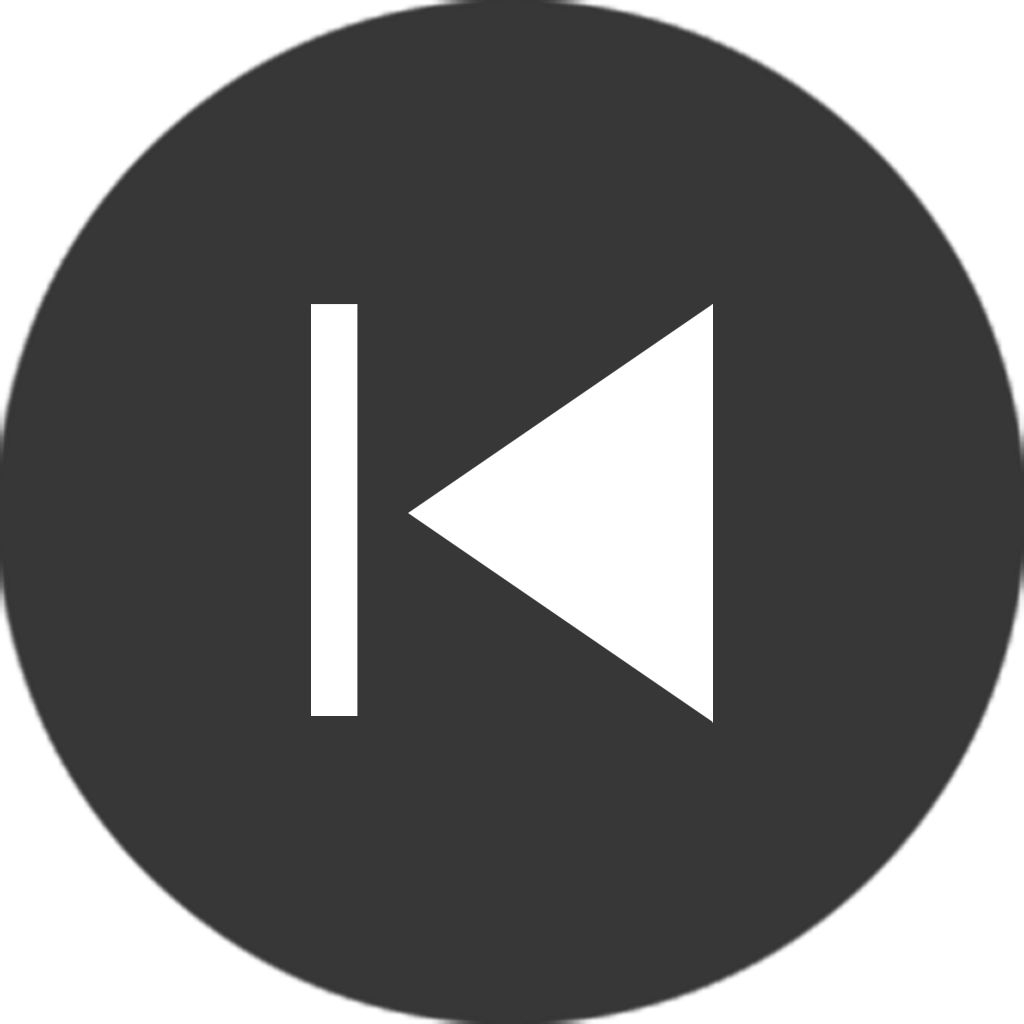
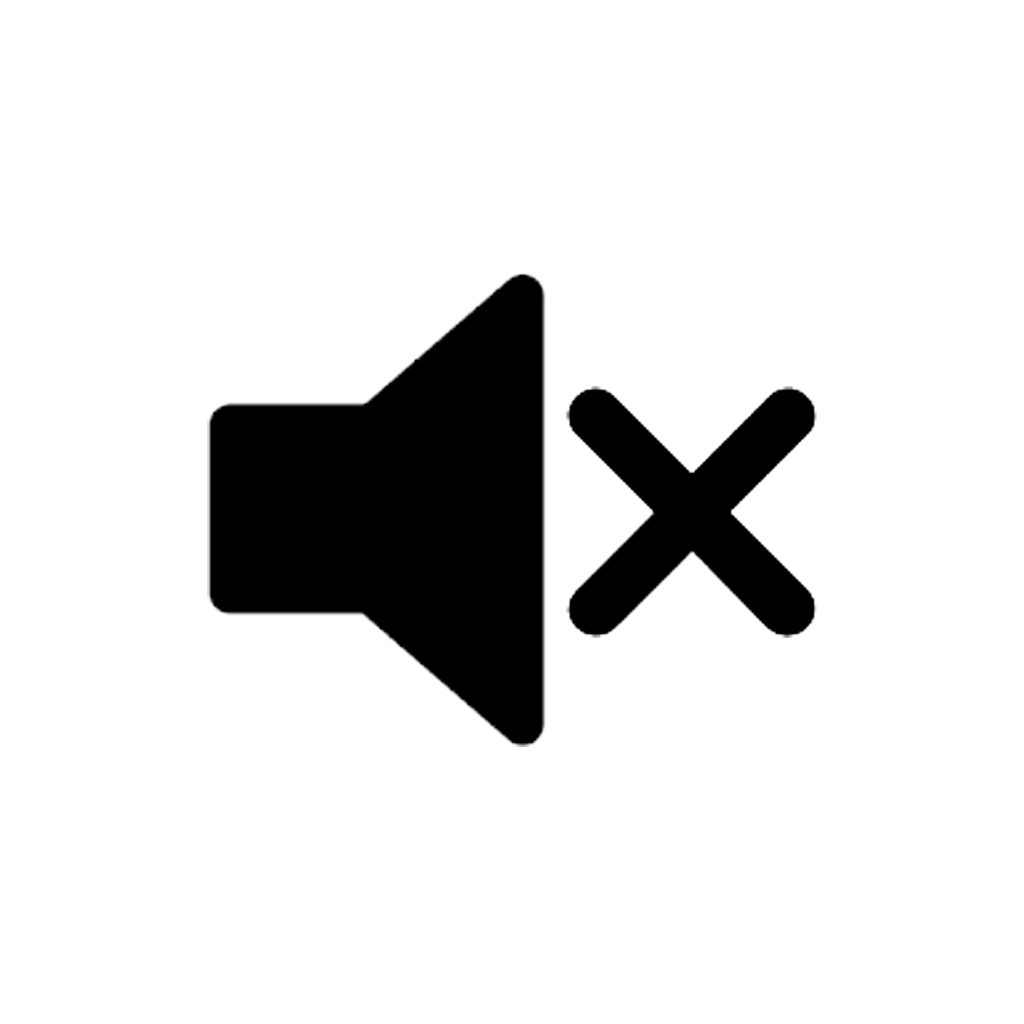
Layers edited between the first and the second 1024px x 1024px image:
hid "图层 3 副本 2" over [311, 304, 713, 723]
added layer "图层 15" above "图层 2" over [207, 271, 817, 747]
hid "图层 12" over [0, 0, 1024, 1024]
hid "图层 11" over [0, 0, 1024, 1024]